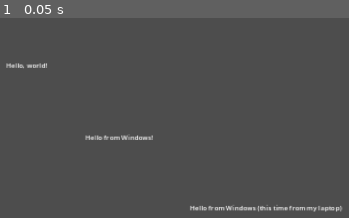
Above: before the commit, frame 1.
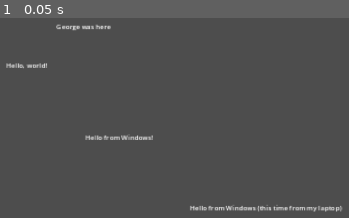
Above: after the commit, the same moment.

Repository: clars002/seedling
Game: Godot game, scene res://title.tscn
The game is run twice, just before and just after one commit, with the same random seed, the same clock (stepped at 60 frames per second) and the same inputs. The project has no main scene, so this scene is started directly.
Inputs:
- Up to frame 1 (0.05 s): no input

The runs differ from the first frame. In frame 1, 0.2% of the frame differs, in the area x 16-32%, y 3-7%.

Commit message:
Added new text

Diff:
--- a/title.tscn
+++ b/title.tscn
@@ -22,3 +22,10 @@
 offset_right = 994.0
 offset_bottom = 538.0
 text = "Hello from Windows (this time from my laptop)"
+
+[node name="Label4" type="Label" parent="."]
+offset_left = 310.0
+offset_top = 80.0
+offset_right = 440.0
+offset_bottom = 103.0
+text = "George was here"
